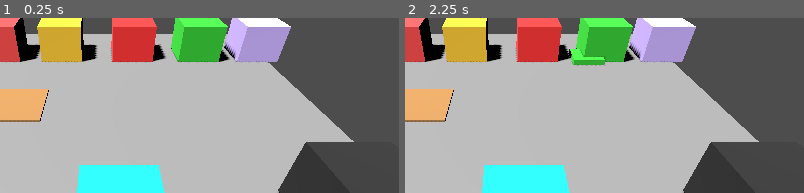
Above: before the commit, frames 1-2 (left to right).
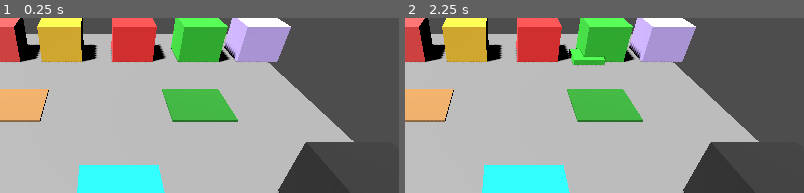
Above: after the commit, the same moments.

Repository: arthur-mdn/Godot-Burger-Maker
Game: Godot game, scene res://Scenes/main.tscn
Two runs of this game, one before a commit and one after it. Both use one fixed random seed, a clock stepped at 60 frames per second and the inputs below.
Inputs (mouse positions are % of the whole screen's width and height, from its top left):
- Up to frame 1 (0.25 s): no input
- Up to frame 2 (2.25 s): tap Enter at 0.5, 2 s; move the mouse to (72, 36) at 0.52 s; click (72, 36) at 0.67 s; tap Space at 1.25 s; move the mouse to (30, 49) at 1.27 s; click (30, 49) at 1.42 s; move the mouse to (60, 14) at 2.02 s; click (60, 14) at 2.17 s
The pictures show only the part of the screen within x 37-87%, y 3-53%; the shares and areas given below are measured in that part.

The runs differ from the first frame. In frame 1, 2.9% of the frame differs, in the area x 40-60%, y 40-60%; in frame 2, 2.9%.

Commit message:
Add order managmment

Diff:
--- /dev/null
+++ b/Scenes/ServingStation.tscn
@@ -0,0 +1,27 @@
+[gd_scene format=3 uid="uid://dyiu5aj8yyv8d"]
+
+[ext_resource type="Script" uid="uid://bsu16g3mh6h1e" path="res://Scripts/serving_station.gd" id="1_wt0rs"]
+
+[sub_resource type="BoxMesh" id="BoxMesh_trash"]
+size = Vector3(1.4, 0.08, 1.4)
+
+[sub_resource type="StandardMaterial3D" id="Mat_trash"]
+albedo_color = Color(0.14901961, 0.5372549, 0.14901961, 1)
+
+[sub_resource type="BoxShape3D" id="BoxShape3D_trash"]
+size = Vector3(1.4, 0.08, 1.4)
+
+[node name="ServingStation" type="Node3D" unique_id=1885268490]
+script = ExtResource("1_wt0rs")
+
+[node name="MeshInstance3D" type="MeshInstance3D" parent="." unique_id=1220176749]
+transform = Transform3D(1, 0, 0, 0, 1, 0, 0, 0, 1, 0, 0.01, 0)
+mesh = SubResource("BoxMesh_trash")
+surface_material_override/0 = SubResource("Mat_trash")
+
+[node name="StaticBody3D" type="StaticBody3D" parent="." unique_id=1631980723]
+transform = Transform3D(1, 0, 0, 0, 1, 0, 0, 0, 1, 0, 0.04, 0)
+
+[node name="CollisionShape3D" type="CollisionShape3D" parent="StaticBody3D" unique_id=683924006]
+shape = SubResource("BoxShape3D_trash")
+debug_color = Color(0, 0.6, 0, 0.41960785)
--- a/Scenes/Trash.tscn
+++ b/Scenes/Trash.tscn
@@ -1,26 +1,26 @@
-[gd_scene format=3]
+[gd_scene format=3 uid="uid://cw22x0asdhe54"]
 
-[ext_resource type="Script" path="res://Scripts/trash.gd" id="1_trash"]
+[ext_resource type="Script" uid="uid://bpj1y1j5k2pbg" path="res://Scripts/trash.gd" id="1_trash"]
 
 [sub_resource type="BoxMesh" id="BoxMesh_trash"]
-size = Vector3(1.2, 1.0, 1.2)
+size = Vector3(1.2, 1, 1.2)
 
 [sub_resource type="StandardMaterial3D" id="Mat_trash"]
 albedo_color = Color(0.15, 0.15, 0.15, 1)
 
 [sub_resource type="BoxShape3D" id="BoxShape3D_trash"]
-size = Vector3(1.2, 1.0, 1.2)
+size = Vector3(1.2, 1, 1.2)
 
-[node name="Trash" type="Node3D"]
+[node name="Trash" type="Node3D" unique_id=2122039831]
 script = ExtResource("1_trash")
 
-[node name="MeshInstance3D" type="MeshInstance3D" parent="."]
+[node name="MeshInstance3D" type="MeshInstance3D" parent="." unique_id=1866049762]
 transform = Transform3D(1, 0, 0, 0, 1, 0, 0, 0, 1, 0, 0.5, 0)
 mesh = SubResource("BoxMesh_trash")
 surface_material_override/0 = SubResource("Mat_trash")
 
-[node name="StaticBody3D" type="StaticBody3D" parent="."]
+[node name="StaticBody3D" type="StaticBody3D" parent="." unique_id=1083709849]
 transform = Transform3D(1, 0, 0, 0, 1, 0, 0, 0, 1, 0, 0.5, 0)
 
-[node name="CollisionShape3D" type="CollisionShape3D" parent="StaticBody3D"]
+[node name="CollisionShape3D" type="CollisionShape3D" parent="StaticBody3D" unique_id=1944190302]
 shape = SubResource("BoxShape3D_trash")
--- a/Scenes/main.tscn
+++ b/Scenes/main.tscn
@@ -5,7 +5,9 @@
 [ext_resource type="PackedScene" uid="uid://bwgai41orblj" path="res://Scenes/CookingStation.tscn" id="4_jjvhh"]
 [ext_resource type="PackedScene" uid="uid://dsgpxemmoc601" path="res://Scenes/Dispenser.tscn" id="5_kry3j"]
 [ext_resource type="PackedScene" path="res://Scenes/Trash.tscn" id="6_trash"]
+[ext_resource type="Script" uid="uid://c78nbccfty34y" path="res://Scripts/order_manager.gd" id="7_6bp64"]
 [ext_resource type="PackedScene" uid="uid://c2cnq2dxoljcq" path="res://Scenes/CuttingBoard.tscn" id="7_cb"]
+[ext_resource type="PackedScene" uid="uid://dyiu5aj8yyv8d" path="res://Scenes/ServingStation.tscn" id="8_344ge"]
 
 [sub_resource type="PlaneMesh" id="PlaneMesh_7u77a"]
 size = Vector2(10, 10)
@@ -63,3 +65,10 @@
 
 [node name="CuttingBoard" parent="." unique_id=1178119326 instance=ExtResource("7_cb")]
 transform = Transform3D(1, 0, 0, 0, 1, 0, 0, 0, 1, 0, 0, 2)
+
+[node name="OrderManager" type="Node3D" parent="." unique_id=1096114686]
+script = ExtResource("7_6bp64")
+
+[node name="ServingStation" parent="." unique_id=1885268490 node_paths=PackedStringArray("order_manager") instance=ExtResource("8_344ge")]
+transform = Transform3D(1, 0, 0, 0, 1, 0, 0, 0, 1, 0, 0, -2.2490947)
+order_manager = NodePath("../OrderManager")
--- /dev/null
+++ b/Scripts/Order.gd
@@ -0,0 +1,5 @@
+extends Resource
+
+class_name Order
+
+@export var required_stack: Array
--- /dev/null
+++ b/Scripts/order_manager.gd
@@ -0,0 +1,24 @@
+extends Node
+
+var current_order = null
+
+func generate_order():
+	var orders = [
+		[0, 1, 0], # bun steak bun
+		[0, 1, 2, 0], # bun steak cheese bun
+		[0, 1, 3, 0], # bun steak tomato bun
+	]
+
+	current_order = orders.pick_random()
+
+	print("ORDER :", current_order)
+
+func validate(item):
+	if item.stack == current_order:
+		print("SUCCESS")
+	else:
+		print("FAIL")
+
+func _ready():
+	print("OrderManager OK")
+	generate_order()
--- /dev/null
+++ b/Scripts/serving_station.gd
@@ -0,0 +1,11 @@
+extends Node3D
+
+@export var order_manager: Node
+
+func place_item(item):
+	if order_manager == null:
+		return
+
+	order_manager.validate(item)
+
+	item.queue_free()
Not shown, added: Scripts/Order.gd.uid
Not shown, added: Scripts/order_manager.gd.uid
Not shown, added: Scripts/serving_station.gd.uid
